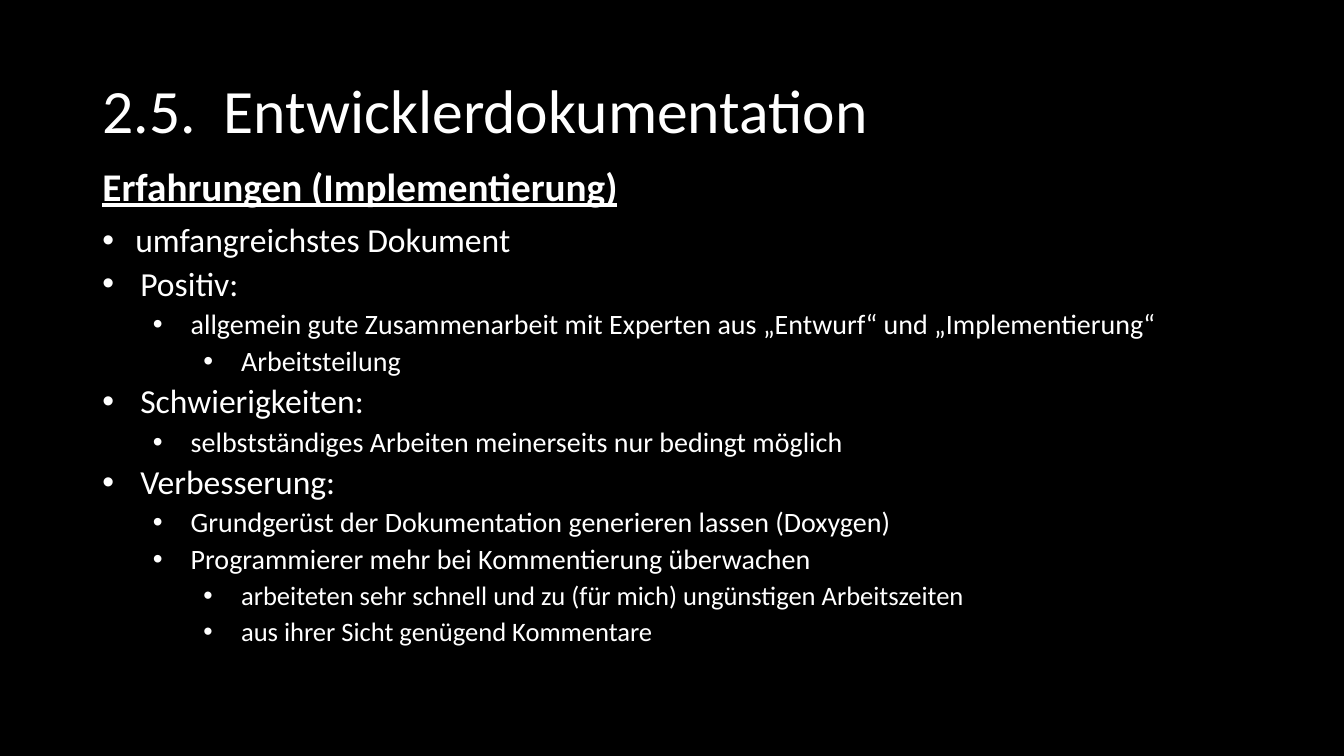
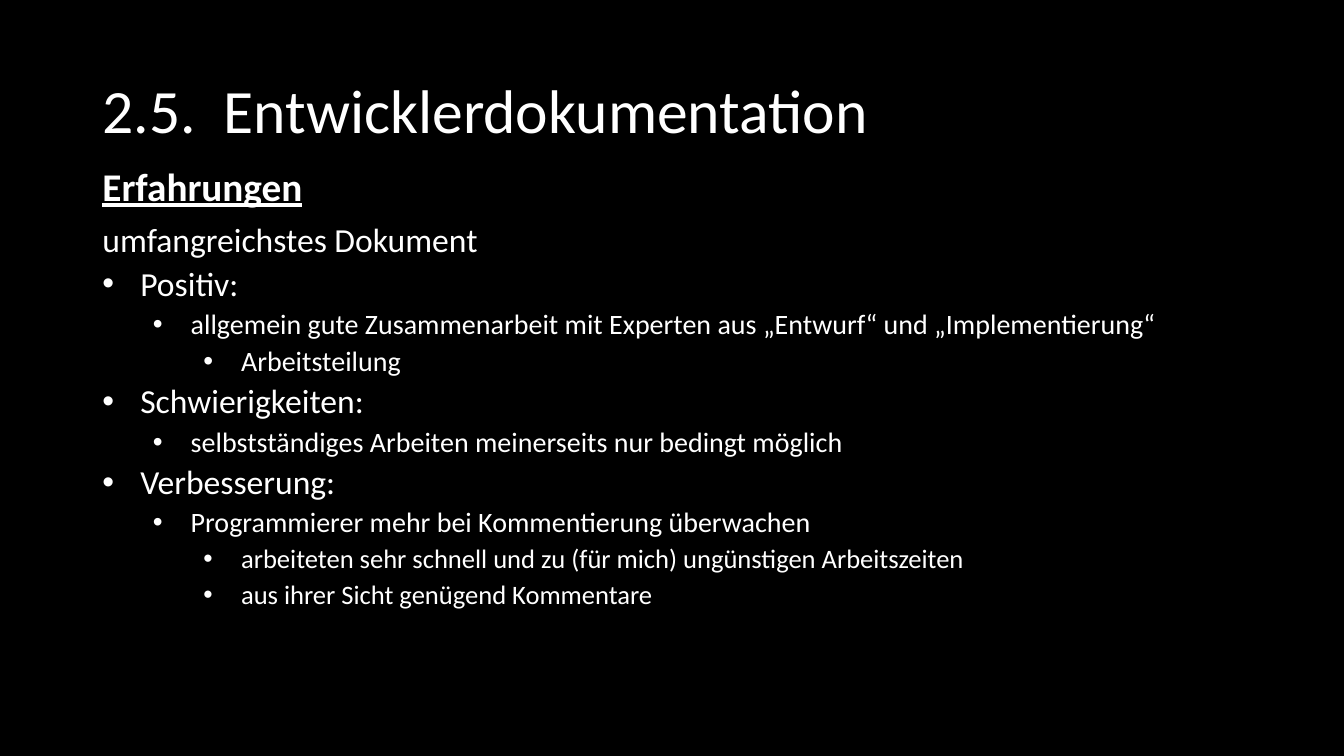
Before and after one commit to SE-Beleggruppe/Beleg_Planung, a slide deck: slide 20 of Präsentation/Felix - Dokumentation/SE_Dokumentation.pptx. Drawn at 1344x756 pixels with LibreOffice and Linux fonts; fonts in the diff are those of the drawing. Boxes give left, top, right and bottom in pixels: in the first picture for what was removed or moved away, otherwise in the second. Text is boxed around its words. In the diff, an @@ line names an element or a change of style, - is before the commit and + after.

```diff
--- a/Präsentation/Felix - Dokumentation/SE_Dokumentation.pptx
+++ b/Präsentation/Felix - Dokumentation/SE_Dokumentation.pptx
@@ text at (102, 173, 302, 208): text changed @@
-Erfahrungen (Implementierung)
+Erfahrungen
@@ text at (102, 228, 477, 258): bullet • to none @@
@@ text at (191, 511, 890, 537): paragraph removed @@
-            • Grundgerüst der Dokumentation generieren lassen (Doxygen)
```
Also in this commit, not shown: 7 other slides changed.
